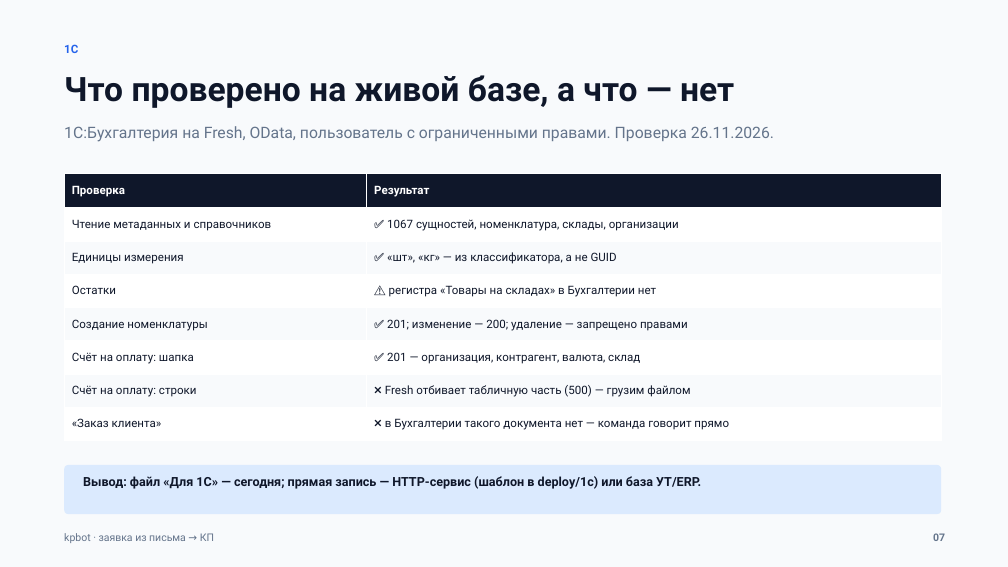
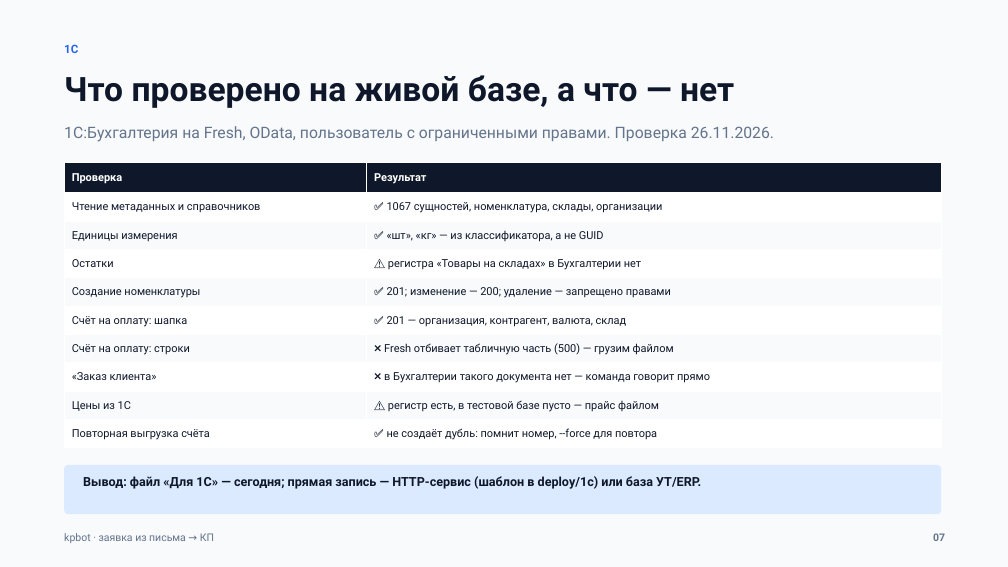
Before and after one commit to IvanBurtsev/Kpbot, a slide deck: slide 7 of presentation/kpbot-deck.pptx. Drawn at 1008x567 pixels with LibreOffice and Linux fonts; fonts in the diff are those of the drawing. Boxes give left, top, right and bottom in pixels: in the first picture for what was removed or moved away, otherwise in the second. Text is boxed around its words. In the diff, an @@ line names an element or a change of style, - is before the commit and + after.

Commit message:
feat: идемпотентность выгрузки счёта и импорт цен из 1С
* 1c-invoice помнит номер документа в журнале решений и при повторе не создаёт
  дубль; --force — для осознанной повторной выгрузки;
* 1c-price читает регистр «Цены номенклатуры», берёт последнюю запись по позиции;
  --apply сливает цены в прайс, сохраняя названия и единицы и не удаляя позиции,
  которых нет в 1С;
* store.last_decision() и merge_prices() + тесты: 257 тестов;
* документы и колода обновлены (слайд 1С: цены и повторная выгрузка).

```diff
--- a/presentation/kpbot-deck.pptx
+++ b/presentation/kpbot-deck.pptx
@@ table at (x1=64, y1=163, x2=941, y2=448) @@
+row 9: Цены из 1С | ⚠️ регистр есть, в тестовой базе пусто — прайс файлом
+row 10: Повторная выгрузка счёта | ✅ не создаёт дубль: помнит номер, --force для повтора
@@ table resized from (x1=64, y1=174, x2=941, y2=441) to (x1=64, y1=163, x2=941, y2=448) @@
```
Also in this commit, not shown: 2 other slides changed, 12 other files.
